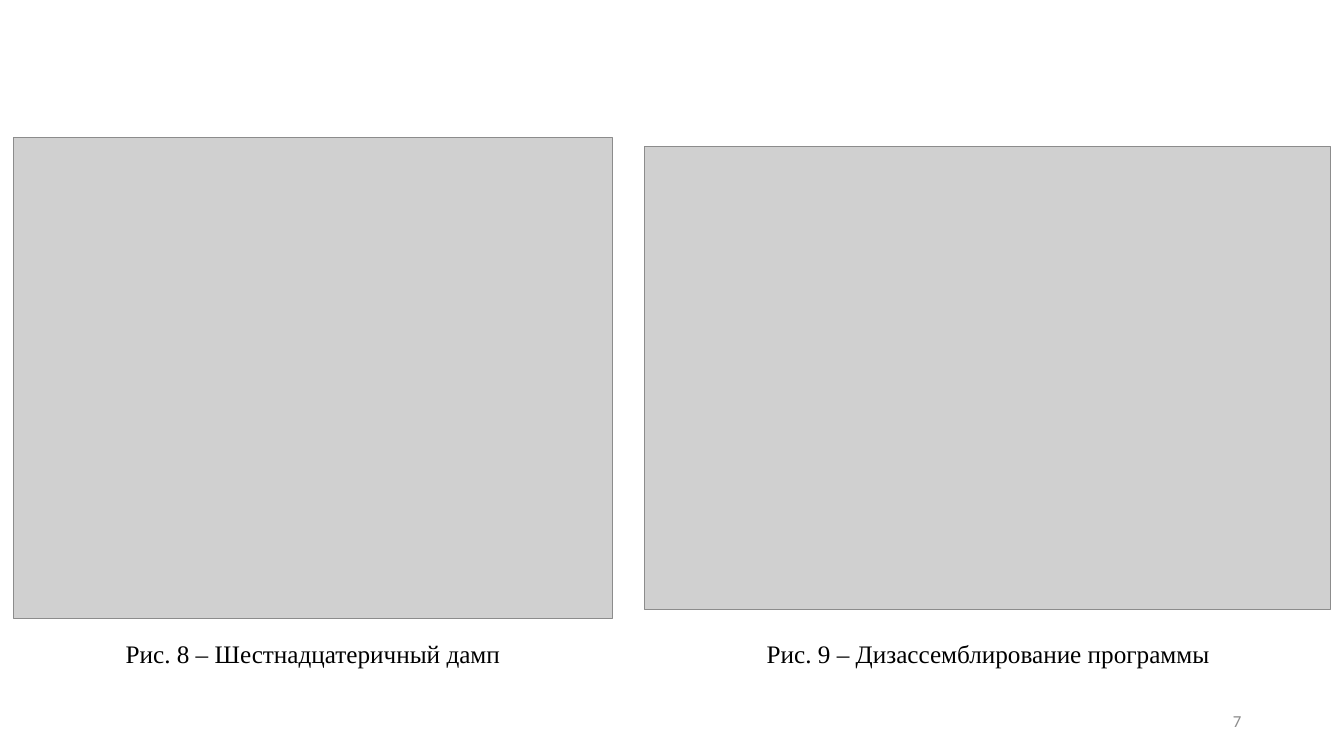
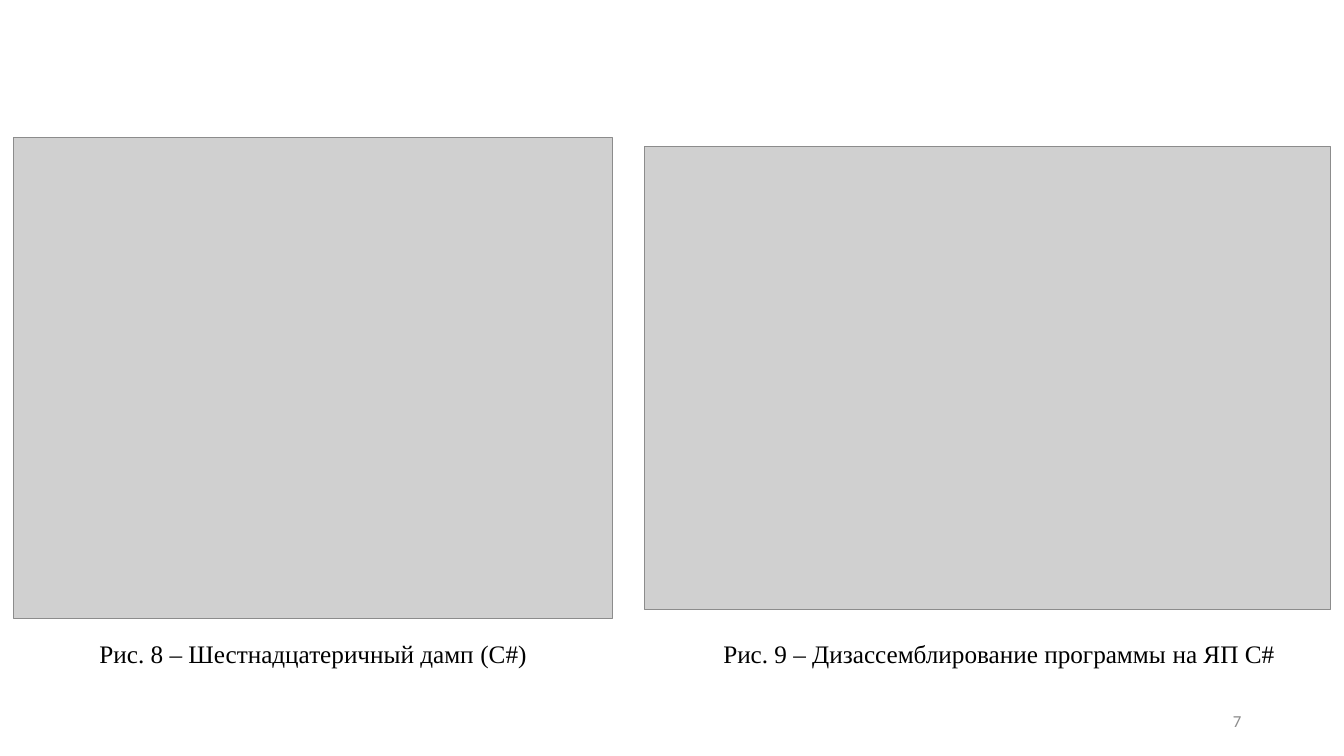
Before and after one commit to RomanKostin/Reverse_Engineering_Blinskii_Kostin_TKI-341, a slide deck: slide 7 of lab1/Лр1_Энтропия.pptx. Drawn at 1344x756 pixels with LibreOffice and Linux fonts; fonts in the diff are those of the drawing; grey boxes stand for pictures; background and template pictures are left out. Boxes give left, top, right and bottom in pixels: in the first picture for what was removed or moved away, otherwise in the second. Text is boxed around its words. In the diff, an @@ line names an element or a change of style, - is before the commit and + after.

```diff
--- a/lab1/Лр1_Энтропия.pptx
+++ b/lab1/Лр1_Энтропия.pptx
@@ text at [99,645,526,669]: text changed @@
-Рис. 8 – Шестнадцатеричный дамп
+Рис. 8 – Шестнадцатеричный дамп (C#)
@@ text at [723,645,1274,669]: text changed @@
-Рис. 9 – Дизассемблирование программы
+Рис. 9 – Дизассемблирование программы на ЯП C#
```
Also in this commit, not shown: 12 other slides changed, 1 slide added.
